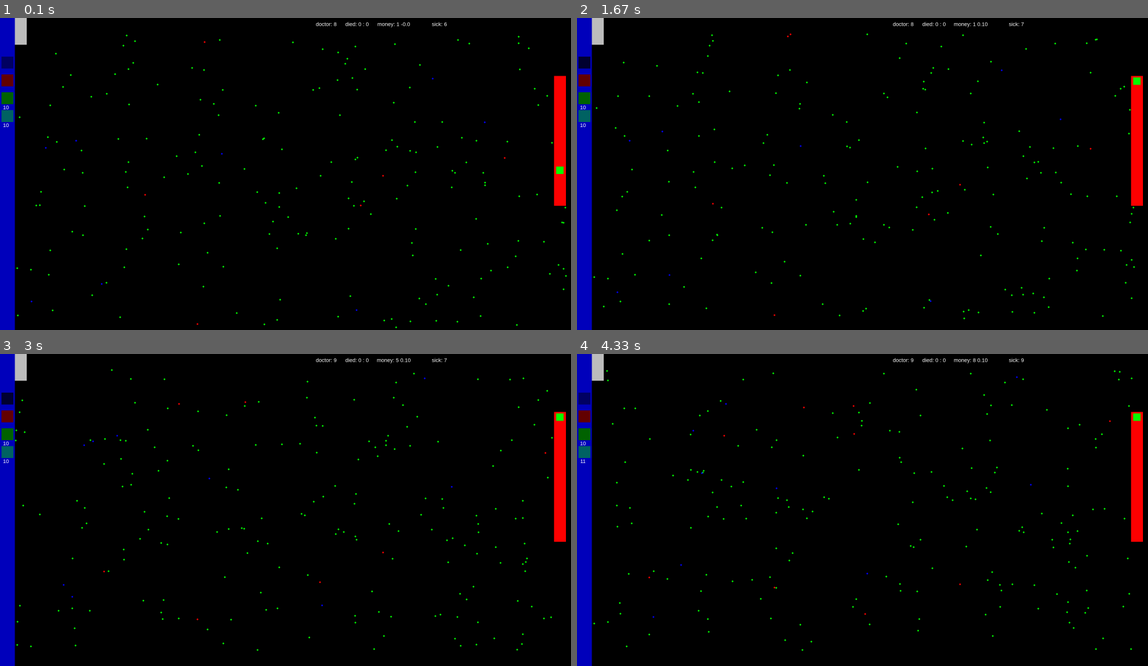
Above: before the commit, frames 1-4 (two rows, left to right).
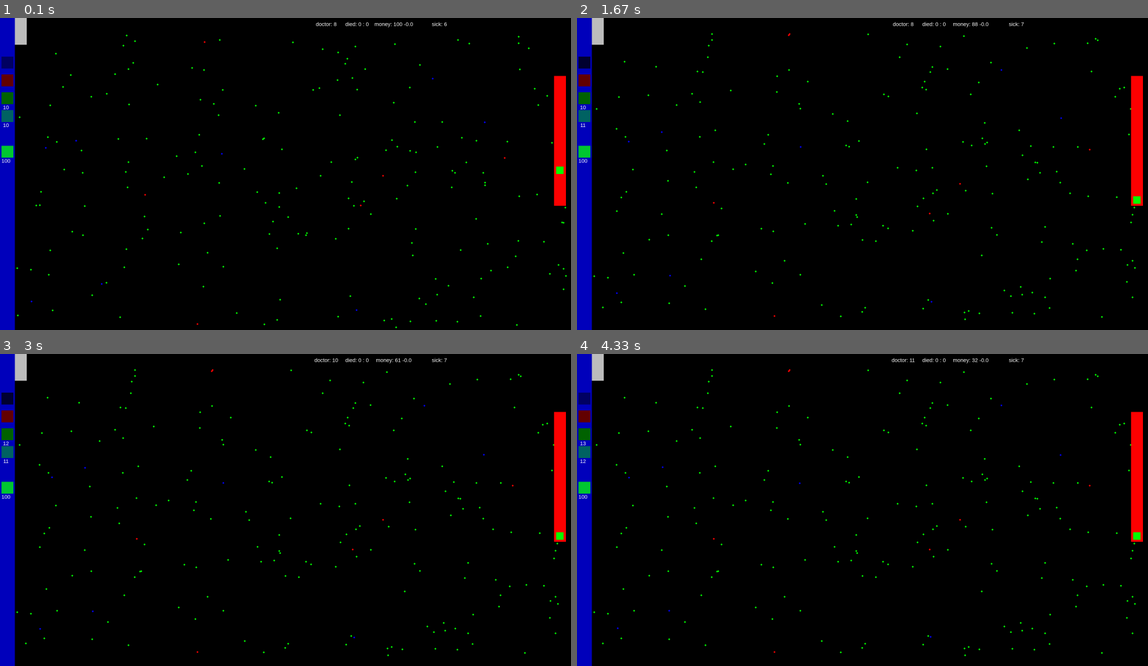
Above: after the commit, the same moments.

Repository: fleron19/PygameProject
Game: pygame game, started from main.py
Same seed, same stepped clock (60 frames per second), same inputs: the game is played once before the commit and once after it.
Inputs (mouse positions are in pixels of both pictures, inside the frame that each line leads up to):
- Up to frame 1 (0.1 s): no input
- Up to frame 2 (1.67 s): press the mouse at (582, 80) at 0.37 s; move the mouse to (634, 164) at 0.47 s; release the mouse at (685, 245) at 0.6 s; press the mouse at (582, 61) at 0.7 s; move the mouse to (668, 61) at 0.8 s; release the mouse at (748, 61) at 0.93 s; press the mouse at (582, 114) at 1.03 s; move the mouse to (828, 202) at 1.13 s; release the mouse at (1079, 292) at 1.27 s; press the mouse at (1136, 170) at 1.37 s; move the mouse to (936, 220) at 1.47 s; release the mouse at (736, 273) at 1.6 s
- Up to frame 3 (3 s): press the mouse at (5, 397) at 1.7 s; move the mouse to (39, 450) at 1.8 s; release the mouse at (74, 500) at 1.93 s; press the mouse at (5, 397) at 2.03 s; move the mouse to (125, 441) at 2.13 s; release the mouse at (251, 481) at 2.27 s; press the mouse at (5, 435) at 2.37 s; move the mouse to (171, 510) at 2.47 s; release the mouse at (331, 588) at 2.6 s; press the mouse at (5, 435) at 2.7 s; move the mouse to (171, 428) at 2.8 s; release the mouse at (336, 422) at 2.93 s
- Up to frame 4 (4.33 s): press the mouse at (582, 435) at 3.03 s; move the mouse to (736, 494) at 3.13 s; release the mouse at (885, 553) at 3.27 s; press the mouse at (582, 397) at 3.37 s; move the mouse to (662, 460) at 3.47 s; release the mouse at (742, 522) at 3.6 s; press the mouse at (582, 488) at 3.7 s; move the mouse to (736, 453) at 3.8 s; release the mouse at (891, 422) at 3.93 s; press the mouse at (582, 450) at 4.03 s; move the mouse to (616, 497) at 4.13 s; release the mouse at (656, 541) at 4.27 s

The runs differ from the first frame. In frame 1, 0.2% of the frame differs, in the area x 0-73%, y 1-47%; in frame 2, 0.9%; in frame 3, 1.1%; in frame 4, 1.1%, in the area x 0-99%, y 1-97%.

Commit message:
Добавлены больницы

Diff:
--- a/main.py
+++ b/main.py
@@ -28,17 +28,28 @@
     surf.blit(text_surface, text_rect)
 
 
+class hospital():
+    def __init__(self, x, y, height, width):
+        self.x = x
+        self.y = y
+        self.height = height
+        self.width = width
+
+
 class person():
-    def __init__(self, name, color=False, vel=False):
+    def __init__(self, name, color=False, vel=False, pas=0):
         global v
         self.coord = [randrange(radius + 50, width - radius),
                       randrange(radius + 50, height - radius)]  # задаём случайные начальные координаты
         self.direction = 0
         self.rand_dir()  # задаём направление
         self.velocity = 0
+        self.pas = pas
+        if pas == 3:
+            self.coord[0] = 2300
+            self.coord[1] = 50
         if not vel:
             self.velocity = v
-
         else:
             self.velocity = vel
         if not color:
@@ -66,12 +77,13 @@
 
         if self.coord[0] >= 2300:
             self.coord[1] -= 10
-            a = randrange(20)
-            self.color = "GREEN"
-            if a == 1 or a == 3:
-                self.color = "RED"
-            if a == 2:
-                self.color = "BLUE"
+            if not self.pas == 3:
+                a = randrange(20)
+                self.color = "GREEN"
+                if a == 1 or a == 3:
+                    self.color = "RED"
+                if a == 2:
+                    self.color = "BLUE"
             self.passenger = 3
 
         if self.passenger == 1:
@@ -101,7 +113,8 @@
         self.renderman()
 
     def check_airport(self):
-        if airport[0] < self.coord[0] < airport[2] and airport[1] < self.coord[1] < airport[3] and self.passenger == 0 and border == 0:
+        if airport[0] < self.coord[0] < airport[2] and airport[1] < self.coord[1] < airport[
+            3] and self.passenger == 0 and border == 0:
             self.passenger = 1
         if (airport[0] + airport[2]) // 2 - 2 < self.coord[0] < (airport[0] + airport[2]) // 2 + 2 and \
                 (airport[1] + airport[3]) // 2 - 2 < self.coord[1] < (
@@ -122,7 +135,8 @@
     slpress = False
     radius = 3
     buttons = [[5, 130, 45, 170, (0, 0, 100)], [5, 190, 45, 230, (100, 0, 0)],
-               [5, 250, 45, 290, (0, 100, 0)], [5, 310, 45, 350, (0, 100, 100)]]  # левый верхний угол, правый нижний
+               [5, 250, 45, 290, (0, 100, 0)], [5, 310, 45, 350, (0, 100, 100)],
+               [5, 430, 45, 470, (0, 200, 50)]]  # левый верхний угол, правый нижний
     airport = [10, 0, 90, 90]  # левый верхний угол, правый нижний
     v = 200
     doctor_vel = 0
@@ -130,15 +144,20 @@
     fl = 0
     border = 0
     died = 0
+    hosp_set = False
     doctor = 0
     doctor_vel_price = 10
     doctor_price = 10
+    hospital_price = 100
+    hospitals = []
     sick = 0
+    hx = 0
+    hy = 0
     money_change = 0
     y = 500
     xcd = 0
     ycd = 0
-    money = 1
+    money = 100
     size = width, height = 1920, 1050
     screen = pygame.display.set_mode(size)
     pygame.display.set_caption("игра вирус")
@@ -152,13 +171,23 @@
     people = [person(f"человек_{i}") for i in range(200)]
     pygame.display.update()
     while running:
+        screen.fill((0, 0, 0))
         doctor = 0
         sick = 0
+        if hosp_set:
+            pygame.draw.rect(screen, (0, 50, 100), (hx - 25, hy - 25, 50, 50))
         for event in pygame.event.get():
+            if hosp_set:
+                hx, hy = pygame.mouse.get_pos()
+                pygame.draw.rect(screen, (0, 50, 100), (hx - 25, hy - 25, 50, 50))
             if event.type == pygame.QUIT:
                 running = False
             if event.type == pygame.MOUSEBUTTONDOWN and event.button == 1:
                 h = event.pos
+                if hosp_set:
+                    slpress = False
+                    hospitals.append(hospital(h[0] - 25, h[1] - 25, 50, 50))
+                    hosp_set = False
                 if x < h[0] < x + 25 and y < h[1] < y + 25:
                     ycd = h[1] - y
                     slpress = True
@@ -171,12 +200,20 @@
                 elif press == 2:
                     if money >= doctor_price:
                         money -= doctor_price
-                        people.append(person(f"человек_{len(people) + 1}", 'BLUE'))
+                        people.append(person(f"человек_{len(people) + 1}", vel=v + doctor_vel, color="BLUE", pas=3))
+                        doctor_price += 1
                 elif press == 3:
                     if money >= doctor_price:
                         doctor_vel_price += 1
                         money -= doctor_vel_price
                         doctor_vel += 10
+
+                elif press == 4:
+                    if money >= hospital_price:
+                        money -= hospital_price
+                        hospital_price += 25
+                        hosp_set = True
+
             if event.type == pygame.MOUSEMOTION and slpress:
                 screen.fill((0, 0, 0))
                 drawing = True
@@ -197,9 +234,10 @@
             money = 0
             y = 200
             v = (600 - y) * 2
-        screen.fill((0, 0, 0))
         pygame.draw.rect(screen, 'RED', (1863, 195, 40, 437))
         pygame.draw.rect(screen, 'GREEN', (x, y, 25, 25))
+        for q in hospitals:
+            pygame.draw.rect(screen, (0, 50, 100), (q.x, q.y, q.width, q.height))
         pygame.draw.rect(screen, 'GRAY', (airport[0], airport[1], airport[2] - airport[0], airport[3] - airport[1]))
         pygame.draw.rect(screen, (0, 0, 189), (0, 0, 50, 1050))
         # screen.blit(img,(0,0))
@@ -209,6 +247,9 @@
             man.change_coords()
             man.velocity = v
             if man.color == "RED":
+                for hosp in hospitals:
+                    if hosp.x < man.coord[0] < hosp.x + hosp.width and hosp.y < man.coord[1] < hosp.y + hosp.height:
+                        man.color = 'GREEN'
                 sick += 1
                 man.count += 1
                 if randrange(fps * virus.term * 0.2) / virus.mortality >= fps * virus.term - man.count * 0.5:
@@ -243,6 +284,7 @@
         draw_text(screen, 'doctor: ' + str(round(doctor)), 18, round(width / 1.75), 10)
         draw_text(screen, str(doctor_price), 18, 20, 290)
         draw_text(screen, str(doctor_vel_price), 18, 20, 350)
+        draw_text(screen, str(hospital_price), 18, 20, 470)
         pygame.draw.rect(screen, 'RED', (1863, 195, 40, 437))
         pygame.draw.rect(screen, 'GREEN', (x, y, 25, 25))
         pygame.display.flip()
